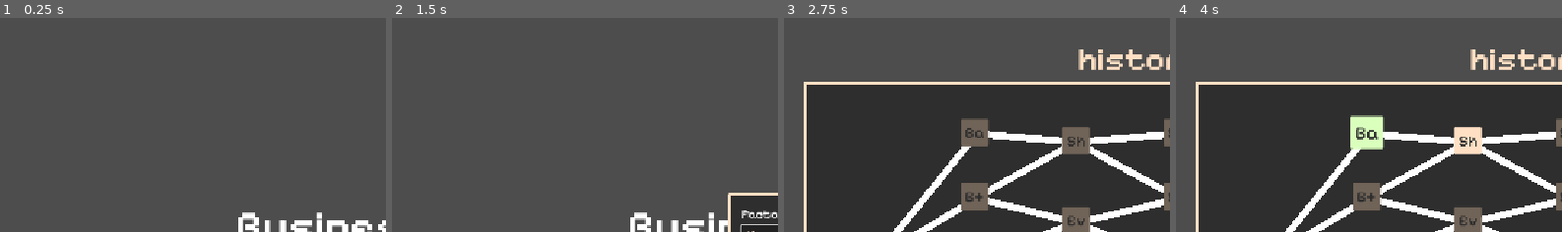
Above: before the commit, frames 1-4 (left to right).
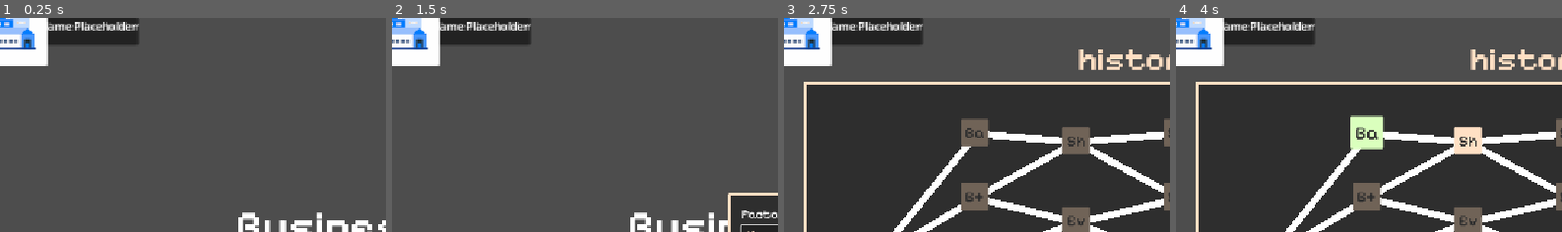
Above: after the commit, the same moments.

Repository: Joao1905/business-shift
Game: Godot game, scene res://systems/main/scenes/main.tscn
Same seed, same stepped clock (60 frames per second), same inputs: the game is played once before the commit and once after it.
Inputs (mouse positions are % of the whole screen's width and height, from its top left):
- Up to frame 1 (0.25 s): no input
- Up to frame 2 (1.5 s): click "New Game" at 0.5 s; click (51, 51) at 1.27 s; type "Alex" at 1.35 s
- Up to frame 3 (2.75 s): click "New Game" at 2 s
- Up to frame 4 (4 s): tap Enter at 2.75 s; move the mouse to (12, 57) at 2.77 s; click (12, 57) at 2.92 s; tap Space at 3.5 s; move the mouse to (25, 27) at 3.52 s; click (25, 27) at 3.67 s
The pictures show only the part of the screen within x 0-50%, y 0-50%; the shares and areas given below are measured in that part.

The runs differ from the first frame. In frame 1, 5.5% of the frame differs, in the area x 0-36%, y 0-23%; in frame 2, 5.5%; in frame 3, 5.5%; in frame 4, 5.5%.

Commit message:
Implements essential battle rendering components

Diff:
--- a/systems/battle/scenes/battle.tscn
+++ b/systems/battle/scenes/battle.tscn
@@ -1,5 +1,33 @@
 [gd_scene format=3 uid="uid://bc7kk1udac1e8"]
+
+[ext_resource type="PackedScene" uid="uid://b1xbbh8h3lie2" path="res://systems/battle/scenes/battle_renderer.tscn" id="1_jvcc5"]
 
 [node name="Battle" type="Control" unique_id=22246929]
 layout_mode = 3
-anchors_preset = 0
+anchors_preset = 15
+anchor_right = 1.0
+anchor_bottom = 1.0
+grow_horizontal = 2
+grow_vertical = 2
+
+[node name="Enemy Block" type="HBoxContainer" parent="." unique_id=1955554190]
+layout_mode = 1
+
+[node name="EnemyRenderer" parent="Enemy Block" unique_id=799558907 instance=ExtResource("1_jvcc5")]
+layout_mode = 2
+
+[node name="Player Block" type="HBoxContainer" parent="." unique_id=679204122]
+layout_mode = 1
+anchors_preset = 3
+anchor_left = 1.0
+anchor_top = 1.0
+anchor_right = 1.0
+anchor_bottom = 1.0
+grow_horizontal = 0
+grow_vertical = 0
+
+[node name="PlayerRenderer" parent="Player Block" unique_id=1615866662 instance=ExtResource("1_jvcc5")]
+layout_mode = 2
+
+[node name="PlayerBattleMenu" type="PanelContainer" parent="Player Block" unique_id=869180982]
+layout_mode = 2
--- /dev/null
+++ b/systems/battle/scenes/battle_renderer.tscn
@@ -0,0 +1,28 @@
+[gd_scene format=3 uid="uid://b1xbbh8h3lie2"]
+
+[ext_resource type="Script" uid="uid://bhiog2i0ulko6" path="res://systems/battle/scripts/BattleRenderer.gd" id="1_4jhof"]
+[ext_resource type="Script" uid="uid://bf6cxh36cw3lu" path="res://systems/battle/scripts/FactoryRenderer.gd" id="2_jdhqp"]
+
+[node name="BattleRenderer" type="Control" unique_id=799558907]
+layout_mode = 3
+anchors_preset = 15
+anchor_right = 1.0
+anchor_bottom = 1.0
+grow_horizontal = 2
+grow_vertical = 2
+script = ExtResource("1_4jhof")
+
+[node name="Border" type="PanelContainer" parent="." unique_id=1926801922]
+layout_mode = 0
+offset_right = 40.0
+offset_bottom = 40.0
+
+[node name="Vertical Separator" type="VBoxContainer" parent="Border" unique_id=1926509317]
+layout_mode = 2
+
+[node name="FactoryName" type="Label" parent="Border/Vertical Separator" unique_id=419570821]
+unique_name_in_owner = true
+layout_mode = 2
+
+[node name="FactoryRenderer" type="Node2D" parent="Border/Vertical Separator" unique_id=1366527808]
+script = ExtResource("2_jdhqp")
--- a/systems/battle/scripts/Battle.gd
+++ b/systems/battle/scripts/BattleController.gd
@@ -1,4 +1,4 @@
-class_name Battle
+class_name BattleController
 extends Node
 
 @onready var main_controller: MainController = $".." as MainController
--- /dev/null
+++ b/systems/battle/scripts/BattleRenderer.gd
@@ -0,0 +1,12 @@
+class_name BattleRenderer
+extends Node
+
+@onready var factory_name : Label = %FactoryName
+
+# Called when the node enters the scene tree for the first time.
+func _ready() -> void:
+	factory_name.text = "Factory Name Placeholder"
+
+# Called every frame. 'delta' is the elapsed time since the previous frame.
+func _process(delta: float) -> void:
+	pass
--- /dev/null
+++ b/systems/battle/scripts/FactoryRenderer.gd
@@ -0,0 +1,13 @@
+extends Node2D
+
+# Called when the node enters the scene tree for the first time.
+func _ready() -> void:
+	var placeholder = add_part(preload("res://systems/battle/assets/images/factory_placeholder.png"), Vector2(0, 0), 1)
+
+func add_part(tex: Texture2D, pos: Vector2, z := 0) -> Sprite2D:
+	var s = Sprite2D.new()
+	s.texture = tex
+	s.position = pos
+	s.z_index = z
+	add_child(s)
+	return s
--- a/systems/main/scenes/main.tscn
+++ b/systems/main/scenes/main.tscn
@@ -4,7 +4,7 @@
 [ext_resource type="PackedScene" uid="uid://cw4jcgkjhruqn" path="res://systems/map/scenes/map.tscn" id="2_wn47p"]
 [ext_resource type="PackedScene" uid="uid://cdevqjipkdm2p" path="res://systems/ui/scenes/title_screen.tscn" id="3_bemvd"]
 [ext_resource type="PackedScene" uid="uid://bc7kk1udac1e8" path="res://systems/battle/scenes/battle.tscn" id="4_bemvd"]
-[ext_resource type="Script" uid="uid://pmue2nibling" path="res://systems/battle/scripts/Battle.gd" id="5_5ah0n"]
+[ext_resource type="Script" uid="uid://pmue2nibling" path="res://systems/battle/scripts/BattleController.gd" id="5_5ah0n"]
 
 [node name="Main" type="Node2D" unique_id=390530669]
 script = ExtResource("1_jacyw")
Binary file added: systems/battle/assets/images/factory_placeholder.png
Not shown, added: systems/battle/assets/images/factory_placeholder.png.import
Renamed: systems/battle/scripts/Battle.gd.uid -> systems/battle/scripts/BattleController.gd.uid
Not shown, added: systems/battle/scripts/BattleRenderer.gd.uid
Not shown, added: systems/battle/scripts/FactoryRenderer.gd.uid
